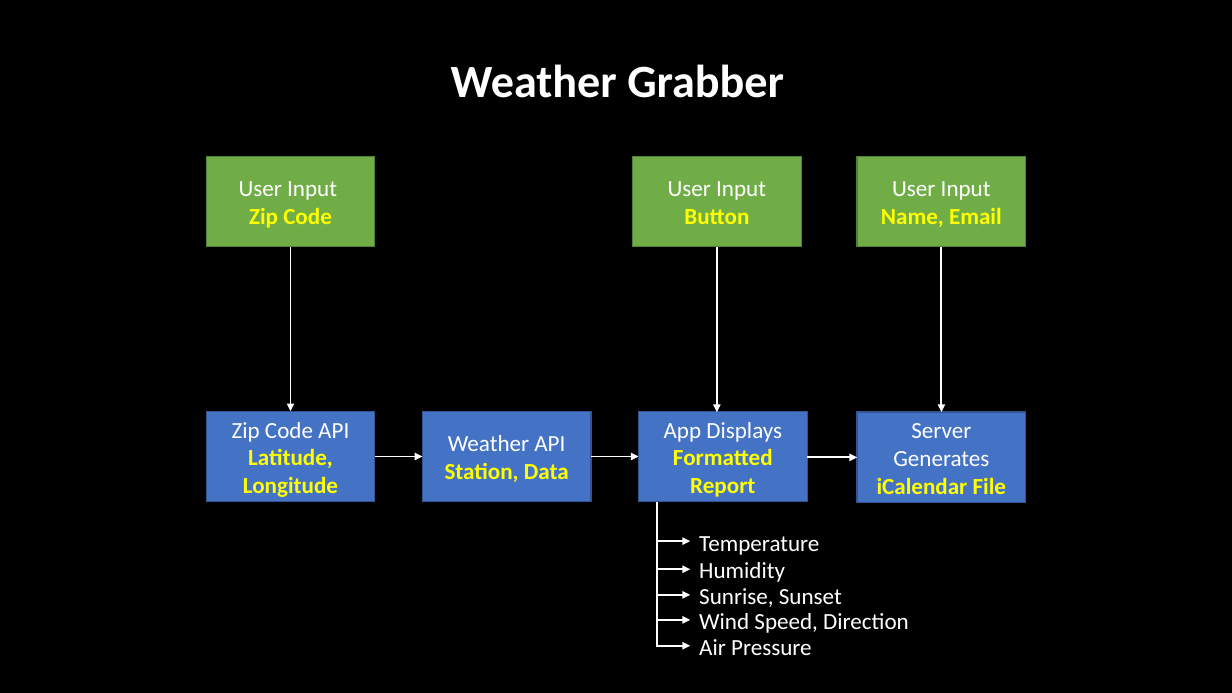
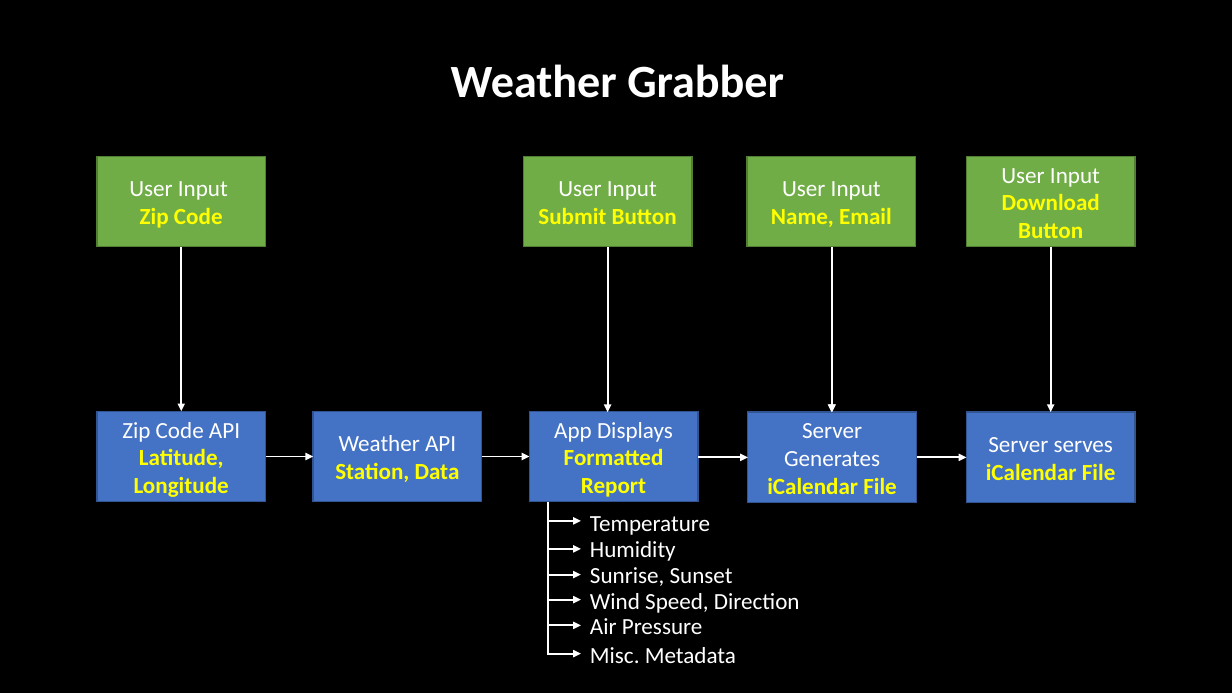
Before and after one commit to f3lixioz/Weather_Grabber, a slide deck: slide 1 of description/Weather_Grabber.pptx. Drawn at 1232x693 pixels with LibreOffice and Linux fonts; fonts in the diff are those of the drawing. Boxes give left, top, right and bottom in pixels: in the first picture for what was removed or moved away, otherwise in the second. Text is boxed around its words. In the diff, an @@ line names an element or a change of style, - is before the commit and + after.

Commit message:
Modified ConOPs pptx & png

```diff
--- a/description/Weather_Grabber.pptx
+++ b/description/Weather_Grabber.pptx
@@ 7 rectangles, 6 arrows moved together from (x1=206, y1=156, x2=1027, y2=503) to (x1=97, y1=156, x2=917, y2=503) @@
@@ rectangle added at (x1=967, y1=156, x2=1136, y2=247), fill #70AD47, outline #538035 1 pt, 18 pt, text #FFFF00, bold @@
+User Input Download Button
@@ text in rectangle at (x1=538, y1=181, x2=677, y2=224): text changed; text colour #FFFFFF to #FFFF00; bold on @@
-User Input Button
+User Input Submit Button
@@ arrow added from (832, 247) to (832, 412), #FFFFFF 1.5 pt @@
@@ arrow added from (1051, 247) to (1051, 412), #FFFFFF 1.5 pt @@
@@ rectangle added at (x1=967, y1=412, x2=1136, y2=503), fill #4472C4, outline #325491 1 pt, 18 pt, text #FFFF00, bold @@
+Server serves iCalendar File
@@ arrow added from (917, 457) to (967, 457), #FFFFFF 1.5 pt @@
@@ line moved from (657, 502) - (657, 647) to (548, 502) - (548, 655) @@
@@ 5 texts, 5 arrows moved together from (x1=657, y1=536, x2=909, y2=655) to (x1=548, y1=516, x2=800, y2=634) @@
@@ arrow added from (548, 653) to (581, 653), #FFFFFF 1.5 pt @@
@@ text added at (x1=590, y1=647, x2=736, y2=663), 18 pt, text #FFFFFF @@
+Misc. Metadata
```
Also in this commit, not shown: 1 other file.
